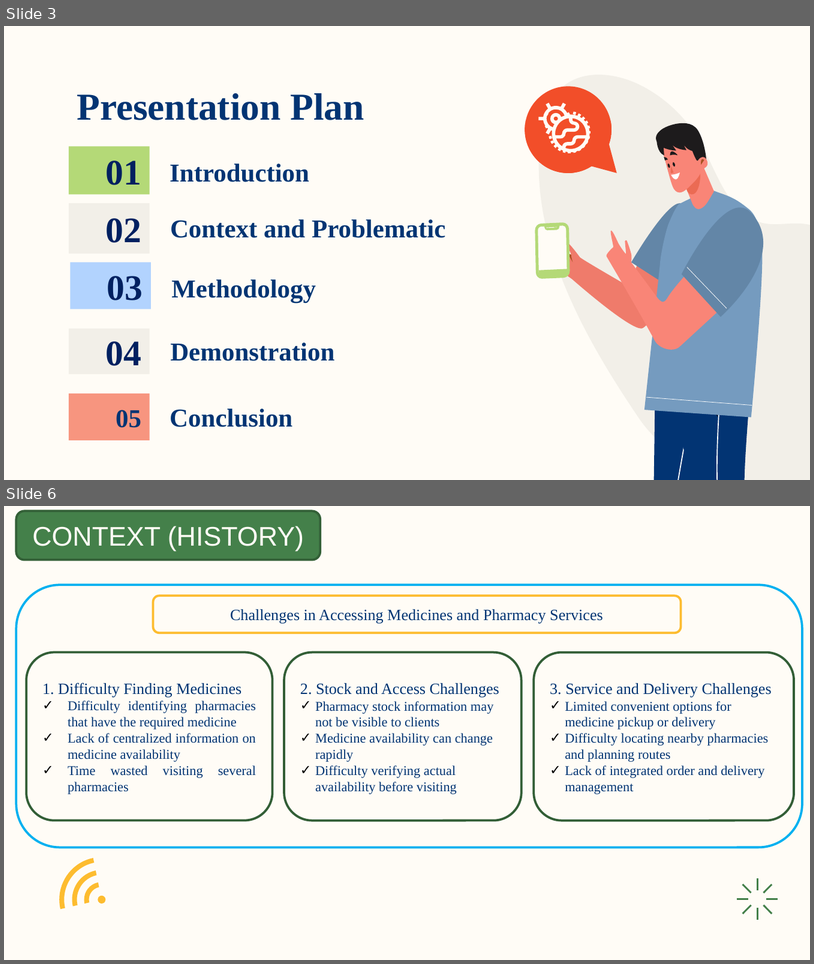
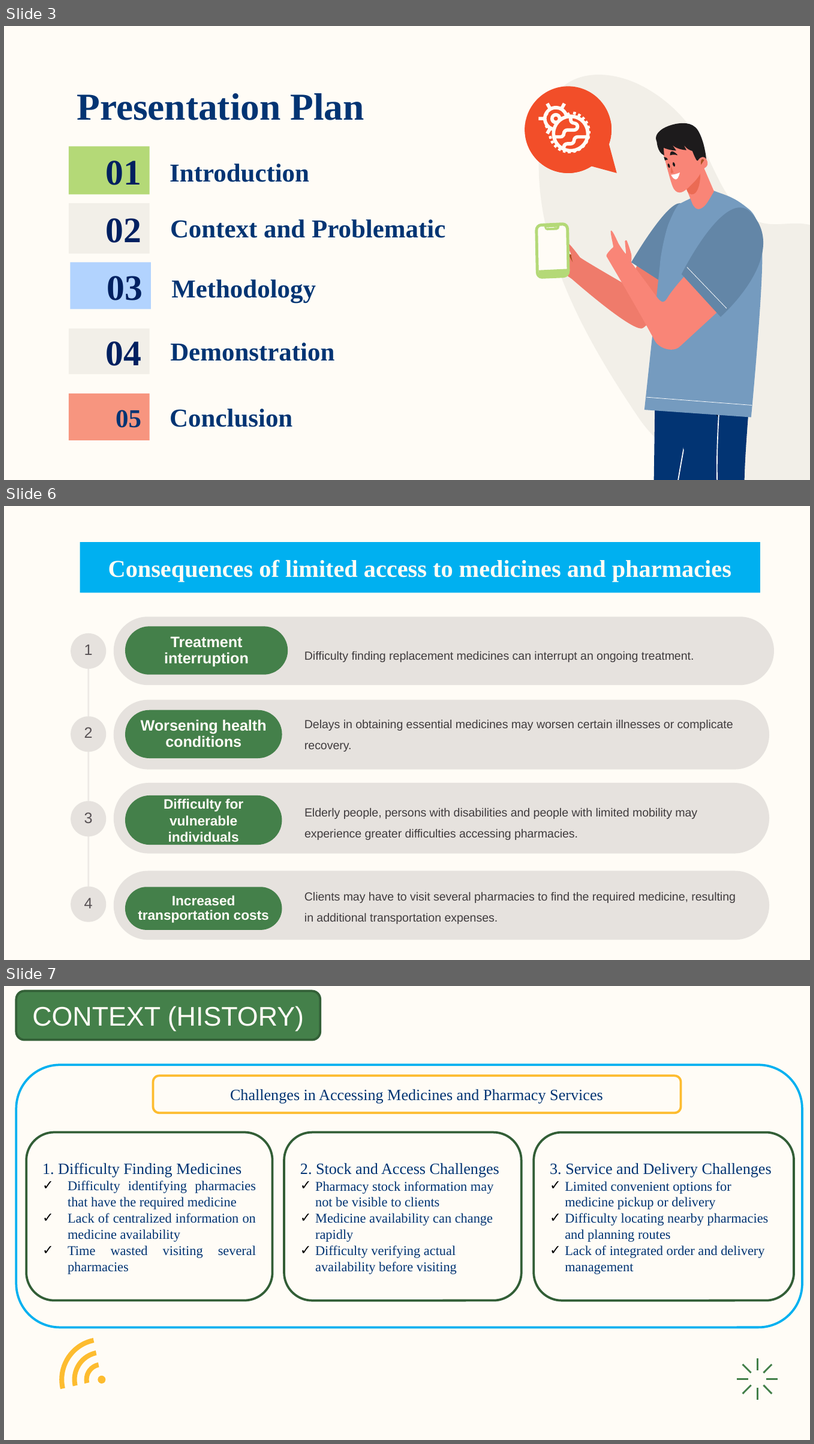
Before and after one commit to Nsan-237/PharmaGo, a slide deck: Pharma Finder.pptx. Shown one above the other, each under a label of ours: slides 3 and 6 before the commit, slides 3, 6 and 7 after it; the slides between them are not shown. The pictures are 814x964 and 814x1444 pixels, drawn with LibreOffice and Linux fonts; fonts in the diff are those of the drawing. Boxes give left, top, right and bottom in pixels: in the first picture for what was removed or moved away, otherwise in the second. Text is boxed around its words. In the diff, an @@ line names an element or a change of style, - is before the commit and + after.

```diff
--- a/Pharma Finder.pptx
+++ b/Pharma Finder.pptx
@@ slide 6 added at bbox=[4, 506, 810, 960], background #FFFCF6 @@
@@ title added at bbox=[80, 542, 761, 593], fill #00B0F0, 21.6 pt, text #FFFCF6, bold @@
+Consequences of limited access to medicines and pharmacies
@@ rounded rectangle added at bbox=[114, 616, 774, 685], fill #585255 at 15% opacity @@
@@ rounded rectangle added at bbox=[125, 626, 288, 675], fill #44804A, 13.5 pt, text #FFFCF6, bold @@
+Treatment interruption
@@ ellipse added at bbox=[71, 633, 107, 669], fill #585255 at 15% opacity, 13.5 pt, text #585255 @@
+1
@@ text added at bbox=[305, 651, 695, 662], 10.5 pt, text #403C3E @@
+Difficulty finding replacement medicines can interrupt an ongoing treatment.
@@ line added from (89, 669) to (89, 717), #A7A1A4 1.5 pt @@
@@ rounded rectangle added at bbox=[114, 700, 769, 769], fill #585255 at 15% opacity @@
@@ ellipse added at bbox=[71, 717, 107, 752], fill #585255 at 15% opacity, 13.5 pt, text #585255 @@
+2
@@ rounded rectangle added at bbox=[125, 710, 282, 759], fill #44804A, 13.5 pt, text #FFFCF6, bold @@
+Worsening health conditions
@@ text added at bbox=[305, 720, 734, 751], 10.5 pt, text #403C3E @@
+Delays in obtaining essential medicines may worsen certain illnesses or complicate recovery.
@@ line added from (89, 752) to (89, 801), #A7A1A4 1.5 pt @@
@@ rounded rectangle added at bbox=[114, 783, 769, 853], fill #585255 at 15% opacity @@
@@ ellipse added at bbox=[71, 801, 107, 837], fill #585255 at 15% opacity, 13.5 pt, text #585255 @@
+3
@@ rounded rectangle added at bbox=[125, 795, 282, 844], fill #44804A, 12.2 pt, text #FFFCF6, bold @@
+Difficulty for vulnerable individuals
@@ text added at bbox=[305, 808, 698, 840], 10.5 pt, text #403C3E @@
+Elderly people, persons with disabilities and people with limited mobility may experience greater difficulties accessing pharmacies.
@@ line added from (89, 837) to (89, 886), #A7A1A4 1.5 pt @@
@@ rounded rectangle added at bbox=[114, 870, 769, 939], fill #585255 at 15% opacity @@
@@ ellipse added at bbox=[71, 886, 107, 921], fill #585255 at 15% opacity, 13.5 pt, text #585255 @@
+4
@@ rounded rectangle added at bbox=[125, 886, 282, 930], fill #44804A, 12.2 pt, text #FFFCF6, bold @@
+Increased transportation costs
@@ text added at bbox=[305, 892, 736, 924], 10.5 pt, text #403C3E @@
+Clients may have to visit several pharmacies to find the required medicine, resulting in additional transportation expenses.
@@ what was slide 6 is now slide 7 @@
```
Also in this commit, not shown: 6 slides changed, 4 other slides added, 1 slide removed, 2 other files.
